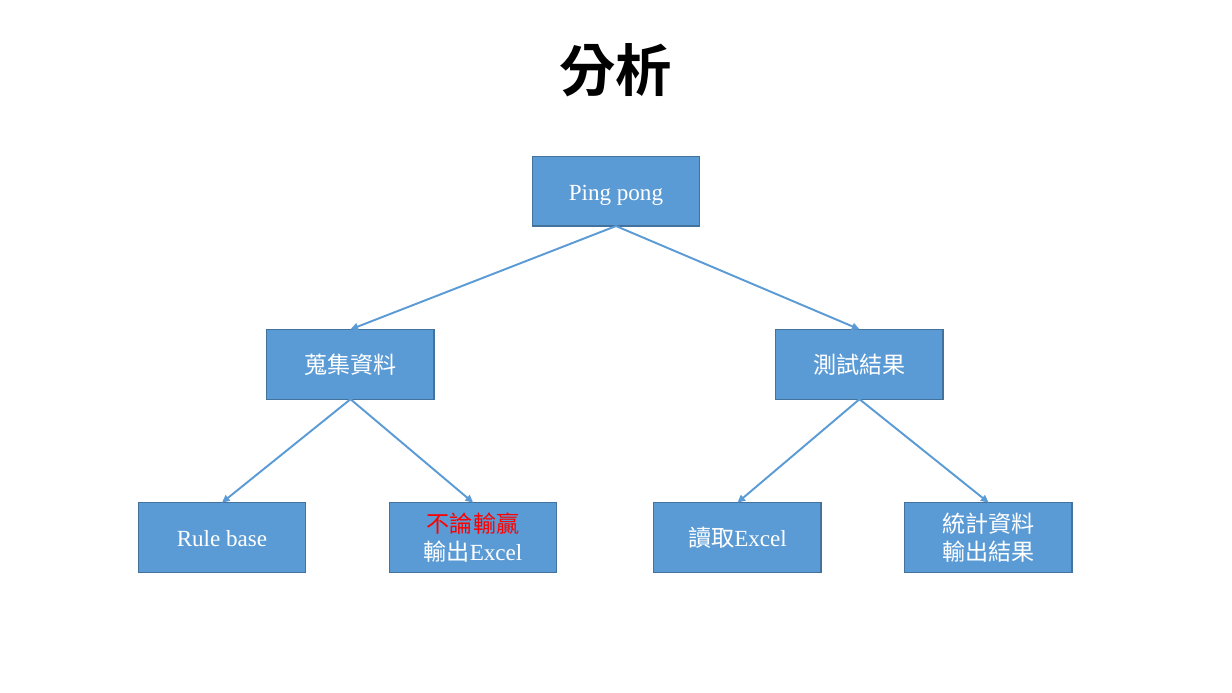
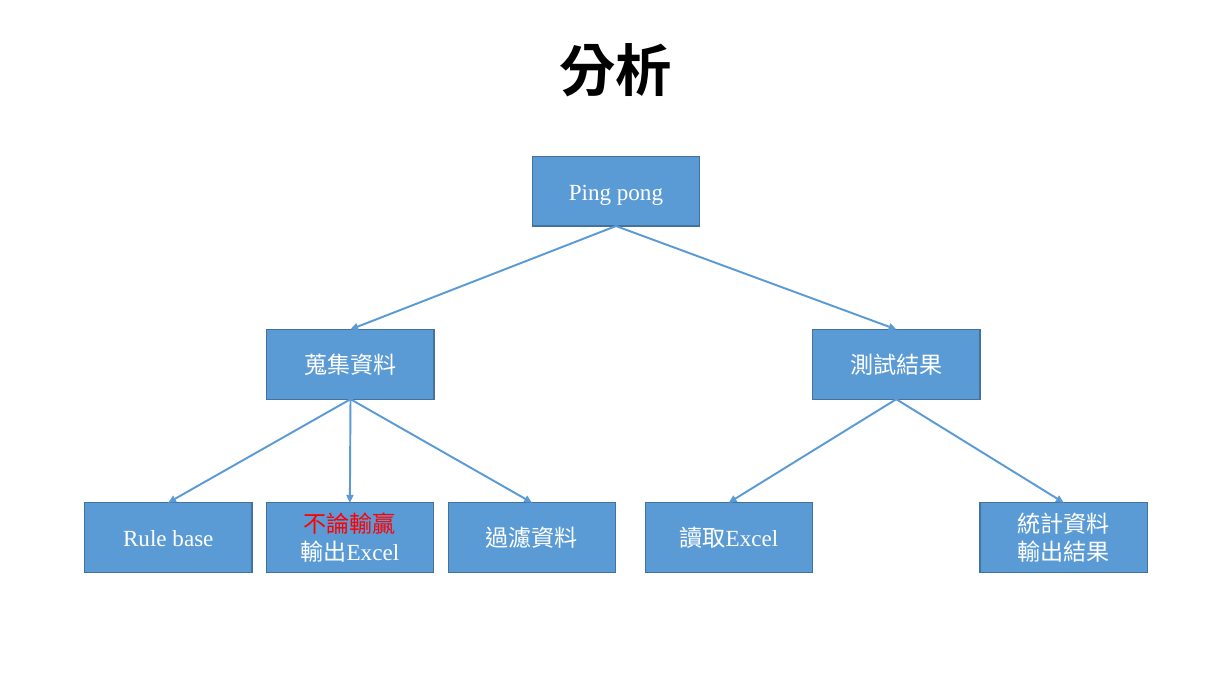
Before and after one commit to HsuTengHsiung/mechine-learning, a slide deck: slide 7 of HW7/機器學習-pingpong.pptx. Drawn at 1232x693 pixels with LibreOffice and Linux fonts; fonts in the diff are those of the drawing; background and template pictures are left out. Boxes give left, top, right and bottom in pixels: in the first picture for what was removed or moved away, otherwise in the second. Text is boxed around its words. In the diff, an @@ line names an element or a change of style, - is before the commit and + after.

Commit message:
ppt

```diff
--- a/HW7/機器學習-pingpong.pptx
+++ b/HW7/機器學習-pingpong.pptx
@@ arrow moved from (616, 226) - (860, 330) to (616, 226) - (897, 330) @@
@@ rectangle "測試結果": place and size @@
-rectangle "測試結果" at [776, 330, 944, 400]
+rectangle "測試結果" at [812, 330, 980, 400]
@@ arrow moved from (350, 399) - (222, 503) to (350, 399) - (168, 503) @@
@@ arrow moved from (350, 399) - (473, 503) to (350, 399) - (532, 503) @@
@@ arrow added from (350, 399) to (350, 503), #5B9BD5 1.5 pt @@
@@ arrow moved from (860, 399) - (738, 503) to (897, 399) - (729, 503) @@
@@ arrow moved from (860, 399) - (989, 503) to (897, 399) - (1064, 503) @@
@@ rectangle "Rule base": place and size @@
-rectangle "Rule base" at [139, 503, 306, 573]
+rectangle "Rule base" at [85, 503, 252, 573]
@@ rectangle "不論輸贏": place and size @@
-rectangle "不論輸贏" at [389, 503, 556, 573]
+rectangle "不論輸贏" at [266, 503, 433, 573]
@@ rectangle added at [448, 503, 616, 573], fill #5B9BD5, outline #43739E 1 pt, 18 pt, text #FFFFFF @@
+過濾資料
@@ rectangle "讀取Excel": place and size @@
-rectangle "讀取Excel" at [654, 503, 822, 573]
+rectangle "讀取Excel" at [645, 503, 812, 573]
@@ rectangle "統計資料": place and size @@
-rectangle "統計資料" at [905, 503, 1072, 573]
+rectangle "統計資料" at [981, 503, 1148, 573]
```
Also in this commit, not shown: 1 slide added.
